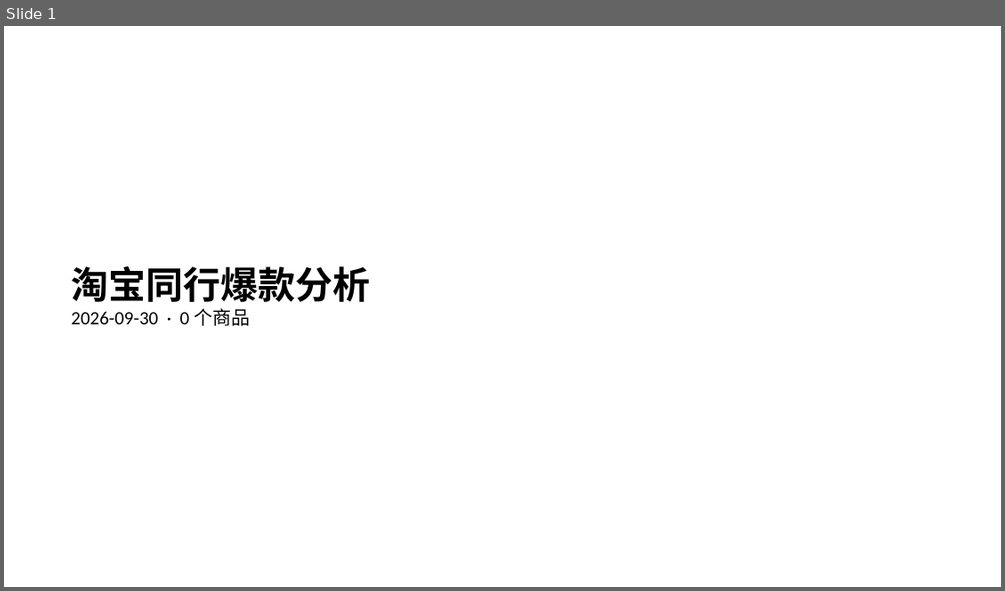
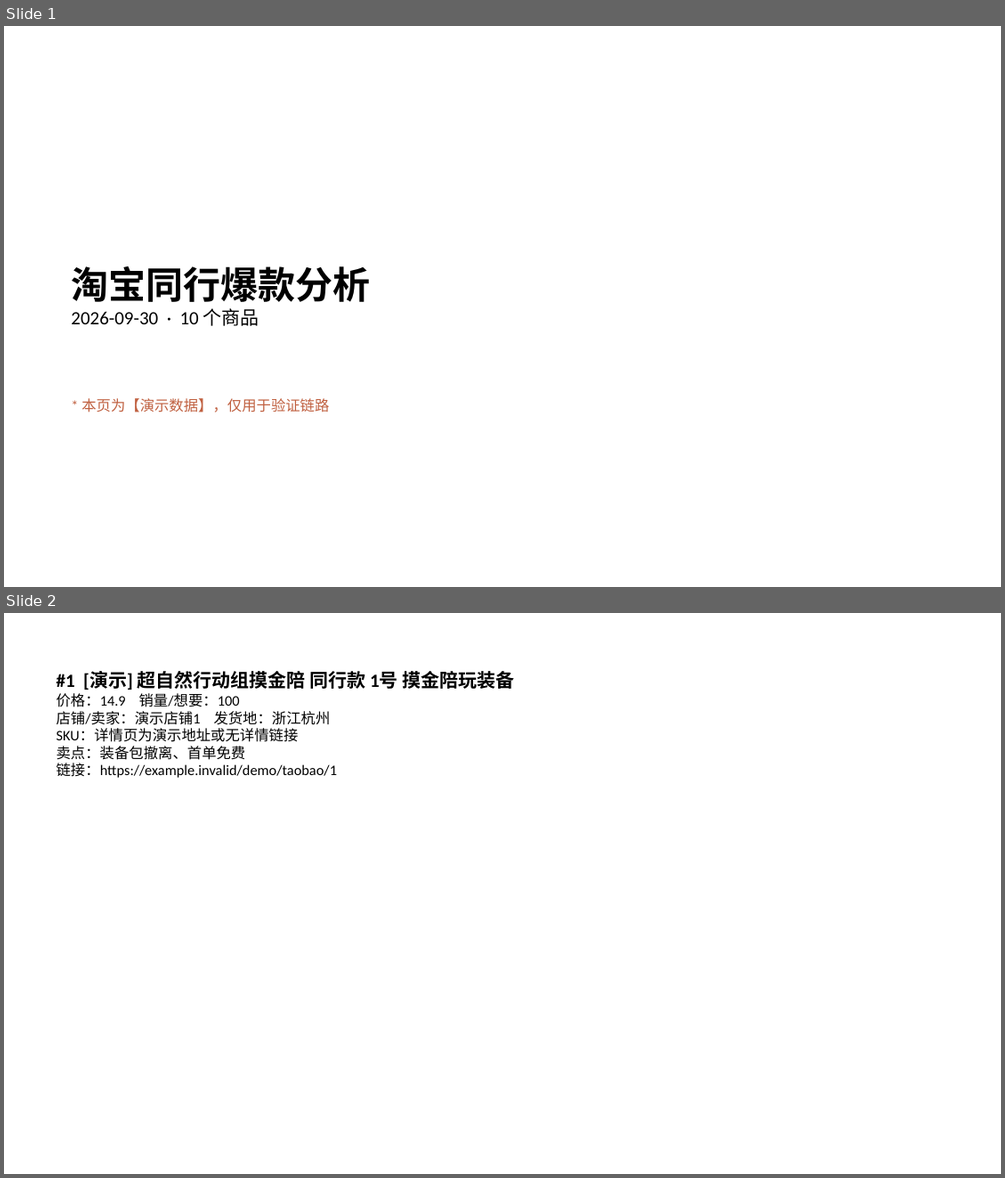
Before and after one commit to 02zhuniu-ship-it/-, a slide deck: archive/2026-09-30/taobao/PPT报告/淘宝同行爆款分析-2026-09-30.pptx. Shown one above the other, each under a label of ours: slide 1 before the commit, slides 1 and 2 after it. The pictures are 1005x591 and 1005x1178 pixels, drawn with LibreOffice and Linux fonts; fonts in the diff are those of the drawing. Boxes give left, top, right and bottom in pixels: in the first picture for what was removed or moved away, otherwise in the second. Text is boxed around its words. In the diff, an @@ line names an element or a change of style, - is before the commit and + after.

Commit message:
2026-09-30 演示样例归档(验证链路效果)

```diff
--- a/archive/2026-09-30/taobao/PPT报告/淘宝同行爆款分析-2026-09-30.pptx
+++ b/archive/2026-09-30/taobao/PPT报告/淘宝同行爆款分析-2026-09-30.pptx
@@ slide 2 added at [4,613,1001,1174], background #FFFFFF @@
@@ text added at [57,671,515,778], 14 pt, text #000000 @@
+#1 [演示] 超自然行动组摸金陪 同行款 1号 摸金陪玩装备
+价格：14.9 销量/想要：100
+店铺/卖家：演示店铺1 发货地：浙江杭州
+SKU：详情页为演示地址或无详情链接
+卖点：装备包撤离、首单免费
+链接：https://example.invalid/demo/taobao/1
@@ slide 1 changed as well @@
@@ text at [71,308,259,326]: text changed @@
-2026-09-30 · 0 个商品
+2026-09-30 · 10 个商品
@@ text added at [81,398,329,412], 14 pt, text #C06040 @@
+* 本页为【演示数据】，仅用于验证链路
```
Also in this commit, not shown: 9 other slides added, 9 other files.
